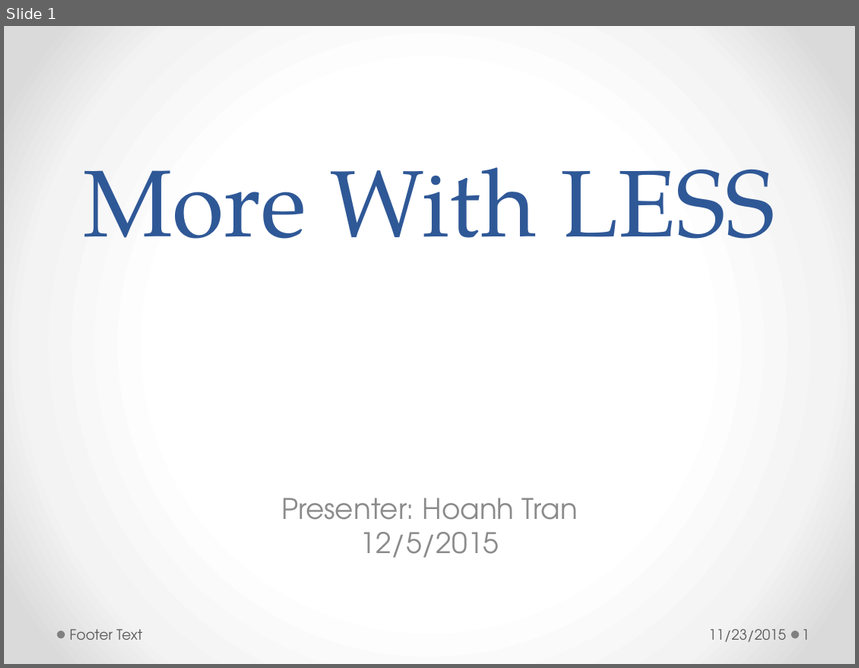
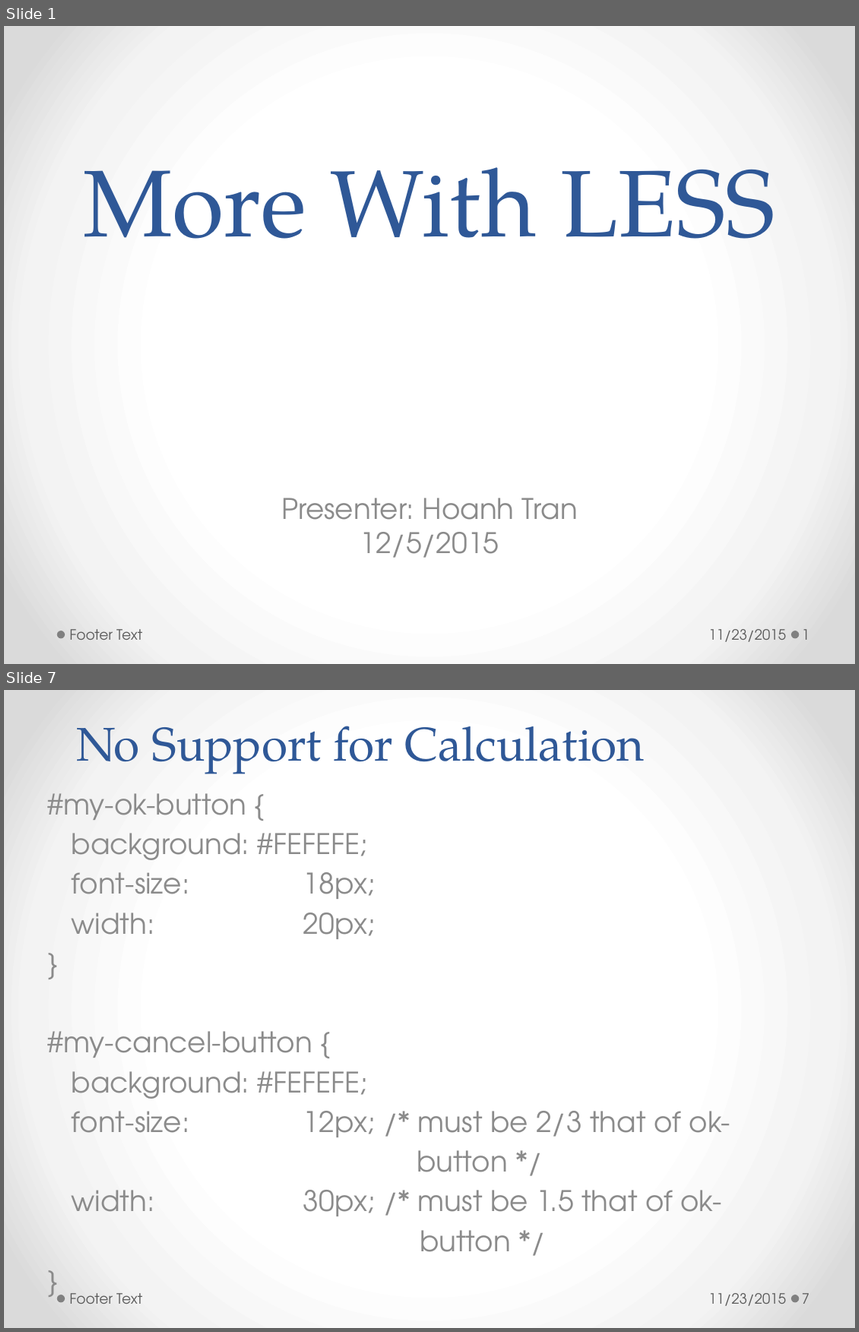
Before and after one commit to h-t-tran/work, a slide deck: brownbag/less/tech-presentation-less.pptx. Shown one above the other, each under a label of ours: slide 1 before the commit, slides 1 and 7 after it; the slides between them are not shown. The pictures are 859x668 and 859x1332 pixels, drawn with LibreOffice and Linux fonts; fonts in the diff are those of the drawing. Boxes give left, top, right and bottom in pixels: in the first picture for what was removed or moved away, otherwise in the second. Text is boxed around its words. In the diff, an @@ line names an element or a change of style, - is before the commit and + after.

```diff
--- a/brownbag/less/tech-presentation-less.pptx
+++ b/brownbag/less/tech-presentation-less.pptx
@@ slide 7 added at (4,690,855,1328), background gradient #FFFFFF to #F4F4F4 to #DADADA; not listed: 2 template elements that a slide beside it also shows @@
@@ title added at (76,726,645,774), 40 pt, text #2F5897 @@
+No Support for Calculation
@@ text added at (48,793,731,1252), 24 pt, text #8C8C8C @@
+#my-ok-button {
+background: #FEFEFE;
+font-size: 18px;
+width: 20px;
+}
+#my-cancel-button {
+background: #FEFEFE;
+font-size: 12px; /* must be 2/3 that of ok-
+button */
+width: 30px; /* must be 1.5 that of ok-
+button */
+}
@@ text added at (69,1293,142,1304), 12 pt, text #595959 @@
+Footer Text
@@ text added at (709,1293,786,1306), 12 pt, text #595959 @@
+11/23/2015
@@ page number added at (802,1293,810,1304), 12 pt, text #595959 @@
+7
```
Also in this commit, not shown: 3 slides changed, 4 other slides added, 17 slides removed.
